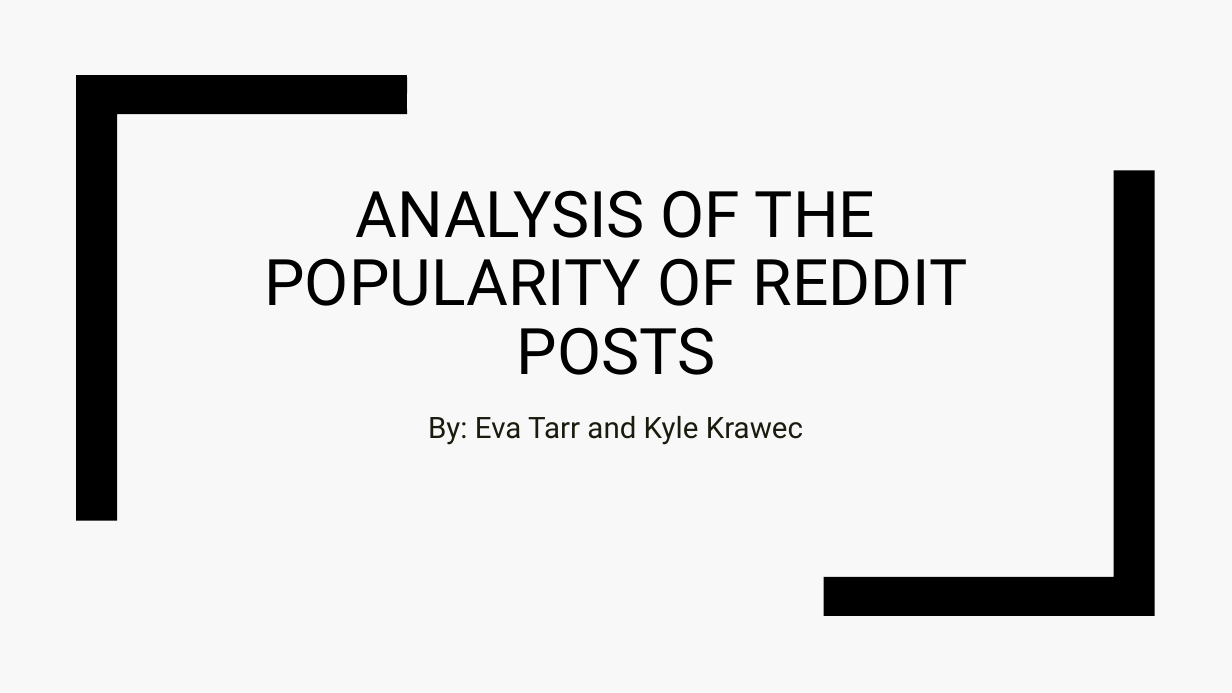
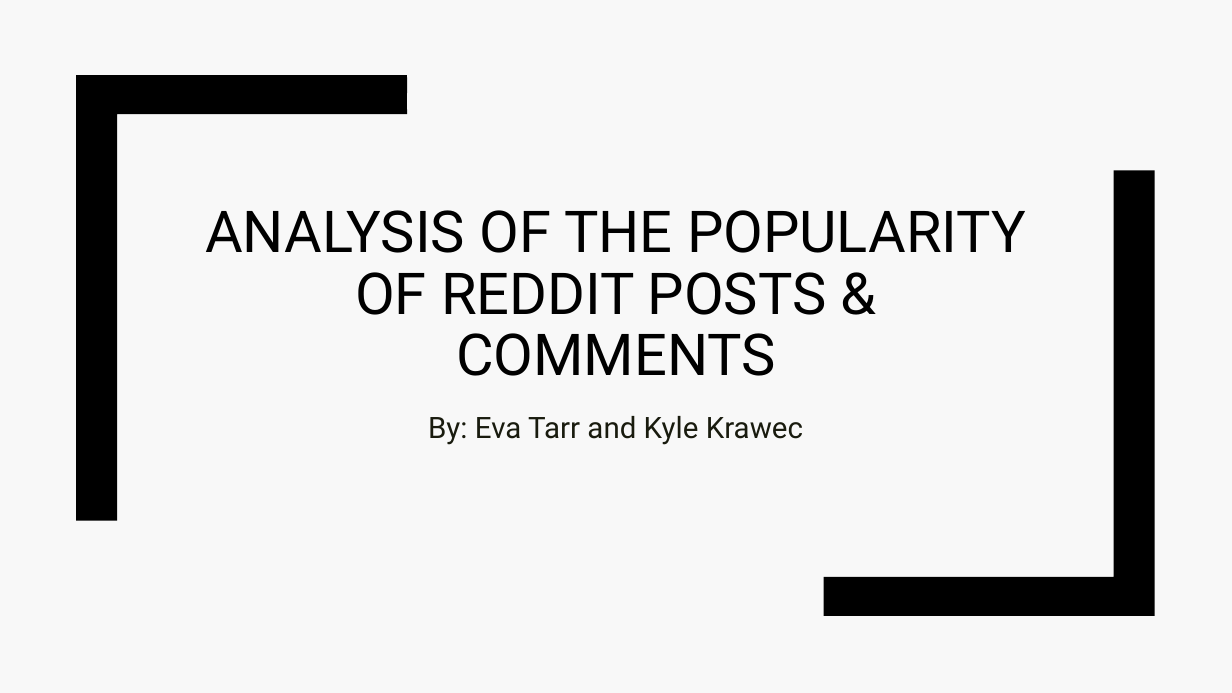
Before and after one commit to EvaTarr/CMPT412Project, a slide deck: slide 1 of presentation.pptx. Drawn at 1232x693 pixels with LibreOffice and Linux fonts; fonts in the diff are those of the drawing. Boxes give left, top, right and bottom in pixels: in the first picture for what was removed or moved away, otherwise in the second. Text is boxed around its words. In the diff, an @@ line names an element or a change of style, - is before the commit and + after.

```diff
--- a/presentation.pptx
+++ b/presentation.pptx
@@ title at (205,210,1026,376): text changed; size 50 to 45 pt @@
-ANALYSIS OF THE POPULARITY OF REDDIT POSTS
+ANALYSIS OF THE POPULARITY OF REDDIT POSTS & COMMENTS
```
Also in this commit, not shown: 5 other slides changed, 17 slides added, 1 slide removed.
